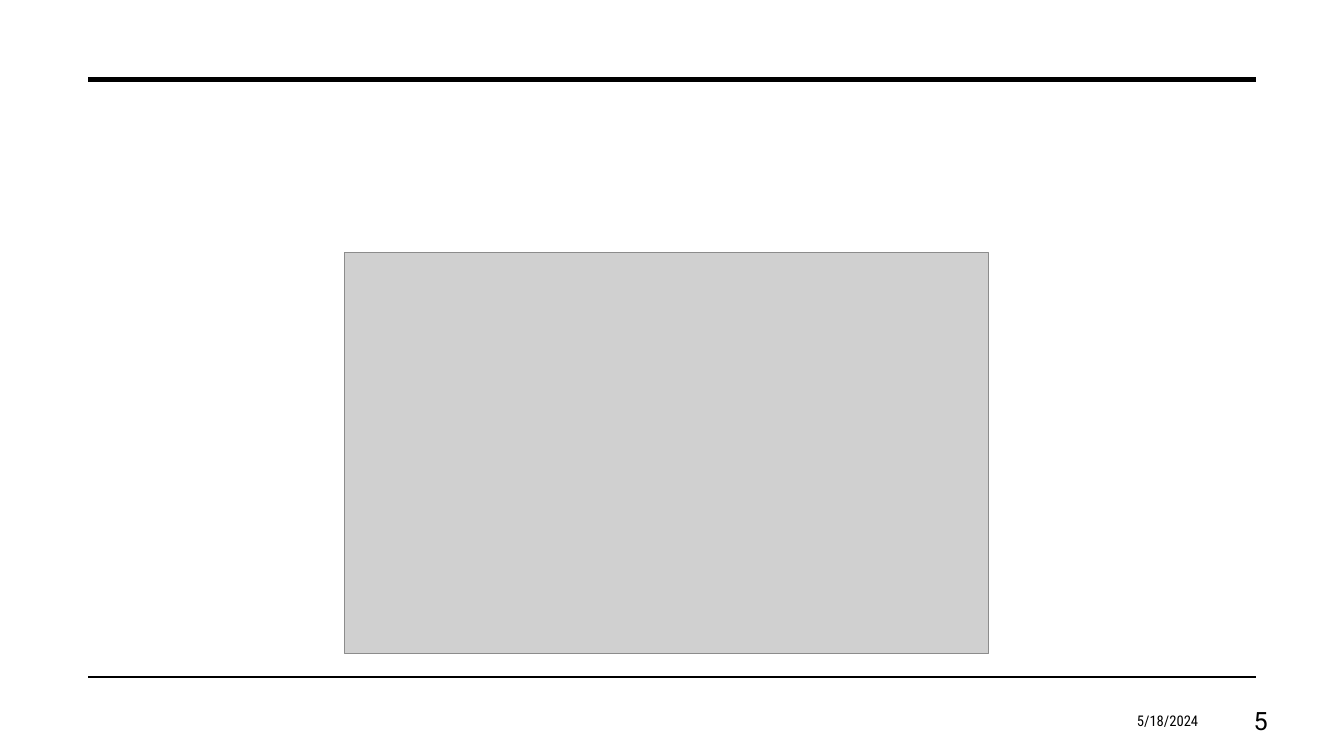
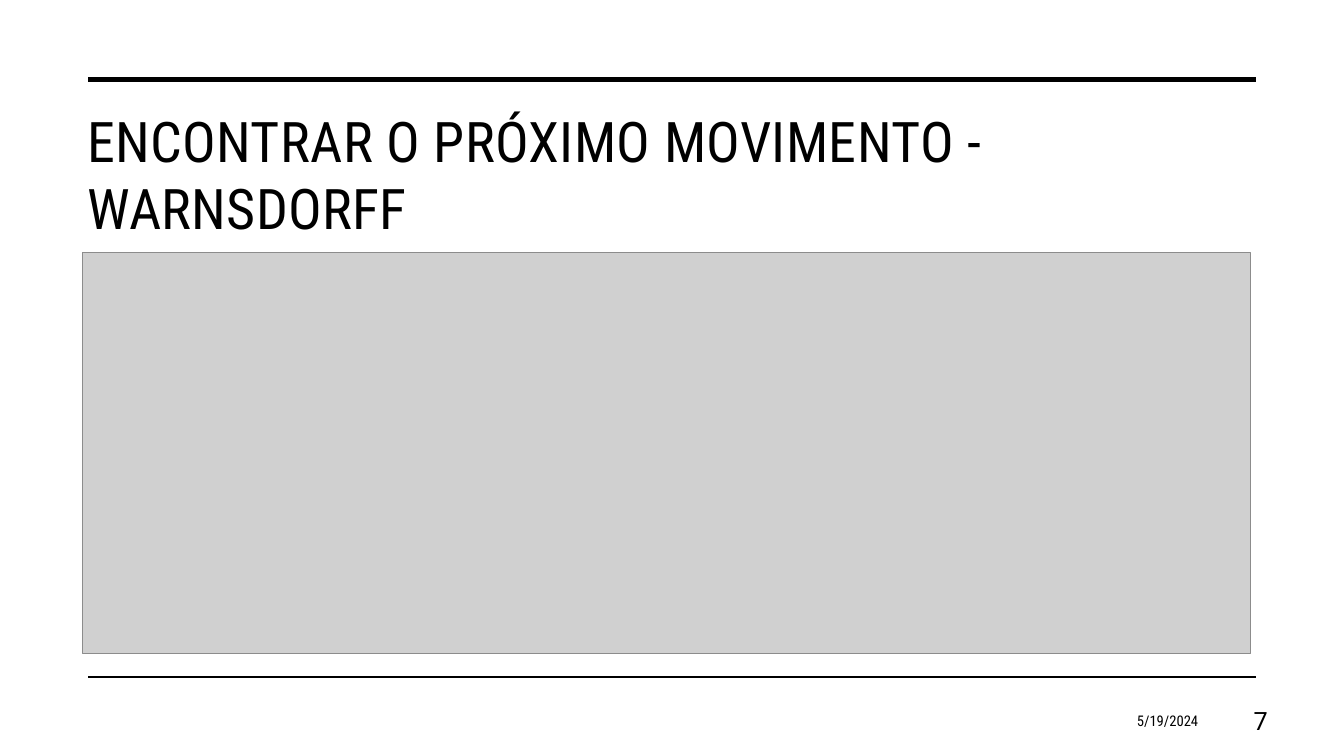
Before and after one commit to eduardosavian/chess-horse-tour, a slide deck: slide 7 of Presentation.pptx (slide 5 before the commit). Drawn at 1344x756 pixels with LibreOffice and Linux fonts; fonts in the diff are those of the drawing; grey boxes stand for pictures. Boxes give left, top, right and bottom in pixels: in the first picture for what was removed or moved away, otherwise in the second. Text is boxed around its words. In the diff, an @@ line names an element or a change of style, - is before the commit and + after.

```diff
--- a/Presentation.pptx
+++ b/Presentation.pptx
@@ title added at (87, 111, 954, 230), 40 pt, text #000000 @@
+ENCONTRAR O PRÓXIMO MOVIMENTO - WARNSDORFF
@@ picture: place and size @@
-picture at (345, 253, 989, 654)
+picture at (83, 253, 1250, 654)
@@ text at (1137, 715, 1198, 727): text changed @@
-5/18/2024
+5/19/2024
@@ page number at (1254, 712, 1268, 730): text changed @@
-5
+7
```
Also in this commit, not shown: 7 other slides changed, 15 slides added, 5 other files.
